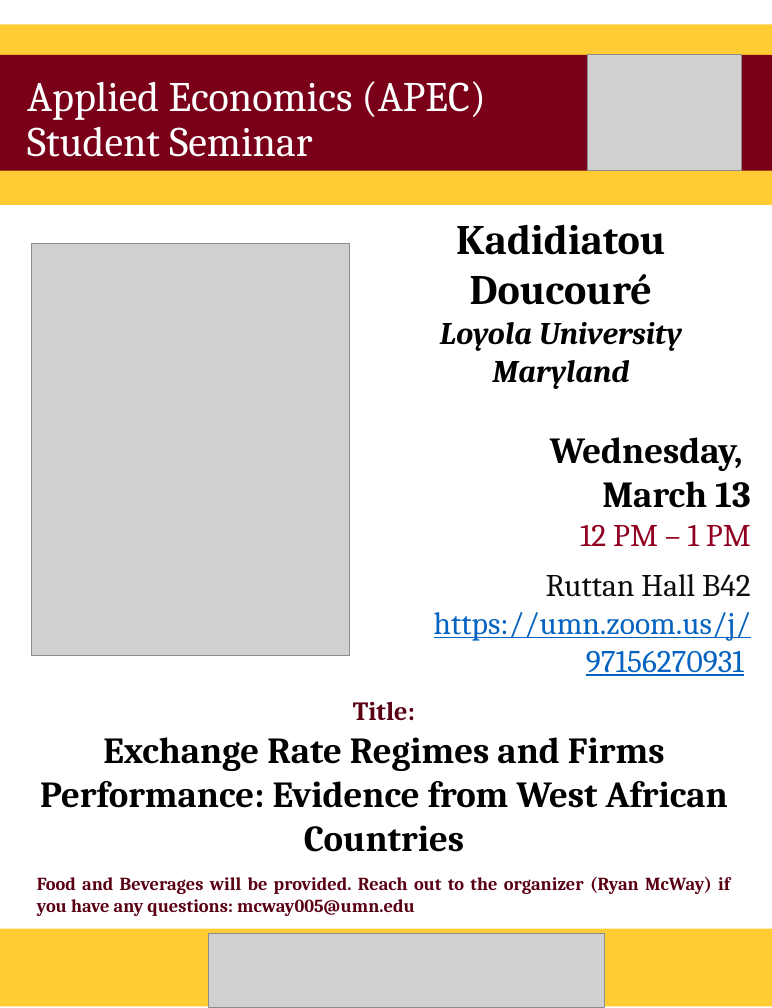
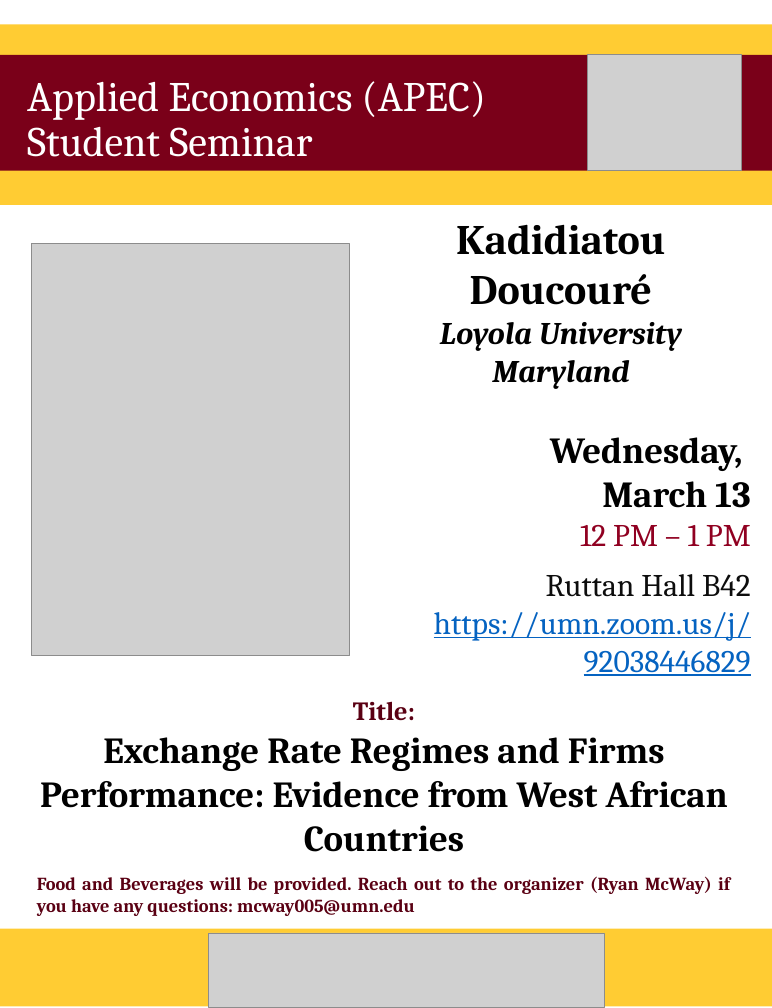
Before and after one commit to apecseminar/apecseminar.github.io, a slide deck: slide 1 of posters/2024_spring/kadidja_doucoure_240313.pptx. Drawn at 772x1008 pixels with LibreOffice and Linux fonts; fonts in the diff are those of the drawing; grey boxes stand for pictures. Boxes give left, top, right and bottom in pixels: in the first picture for what was removed or moved away, otherwise in the second. Text is boxed around its words. In the diff, an @@ line names an element or a change of style, - is before the commit and + after.

Commit message:
Updated Kadidja's poster

```diff
--- a/posters/2024_spring/kadidja_doucoure_240313.pptx
+++ b/posters/2024_spring/kadidja_doucoure_240313.pptx
@@ text at (434,612,751,676): text changed @@
-https://umn.zoom.us/j/97156270931
+https://umn.zoom.us/j/92038446829
```
Also in this commit, not shown: 1 other file.
